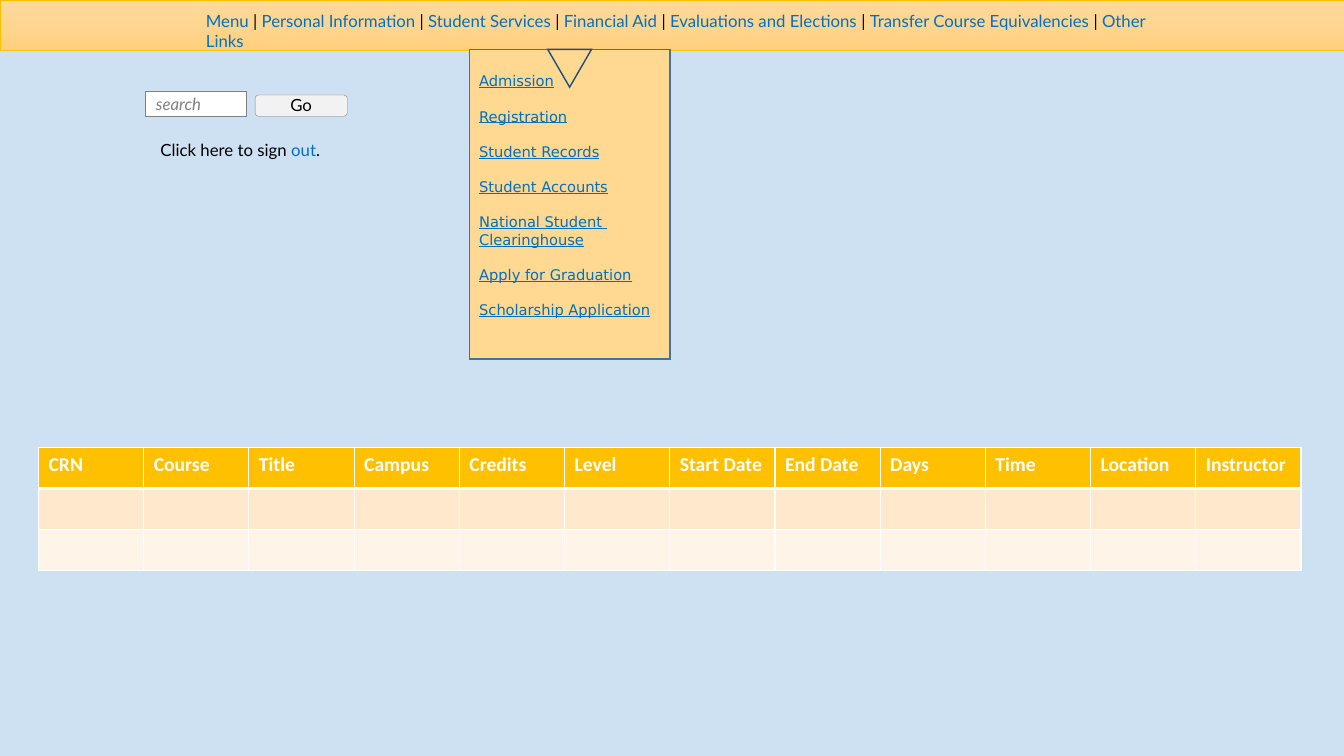
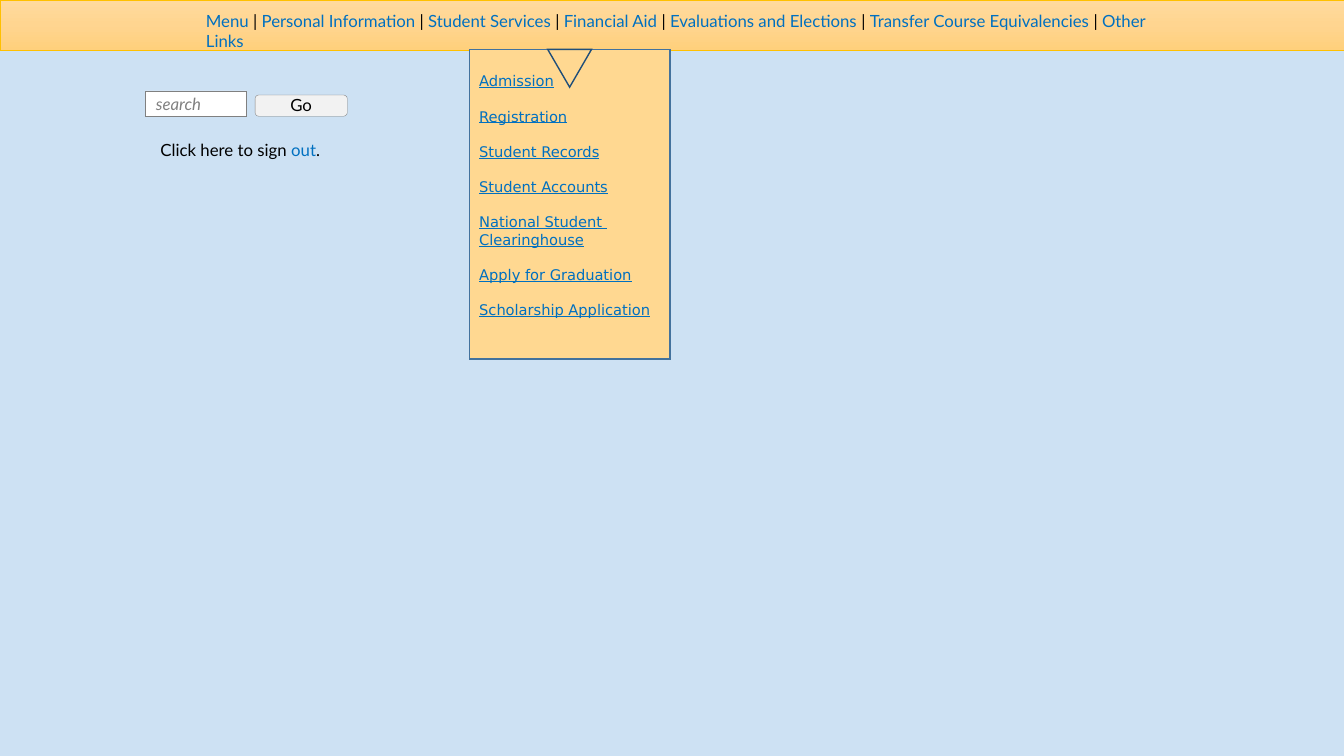
Before and after one commit to WVUP/2017_Fall, a slide deck: slide 4 of Assignments/Storyboard/DMiller/OLSIS_VERSION2.pptx. Drawn at 1344x756 pixels with LibreOffice and Linux fonts; fonts in the diff are those of the drawing; background and template pictures are left out. Boxes give left, top, right and bottom in pixels: in the first picture for what was removed or moved away, otherwise in the second. Text is boxed around its words. In the diff, an @@ line names an element or a change of style, - is before the commit and + after.

```diff
--- a/Assignments/Storyboard/DMiller/OLSIS_VERSION2.pptx
+++ b/Assignments/Storyboard/DMiller/OLSIS_VERSION2.pptx
@@ table removed at bbox=[38, 448, 1297, 571], 3 rows, 12 columns @@
-CRN | Course | Title | Campus | Credits | Level | Start Date | End Date | Days | Time | Location | Instructor
- |  |  |  |  |  |  |  |  |  |  | 
- |  |  |  |  |  |  |  |  |  |  | 
```
Also in this commit, not shown: 1 other slide changed, 1 slide added, 2 other files.
